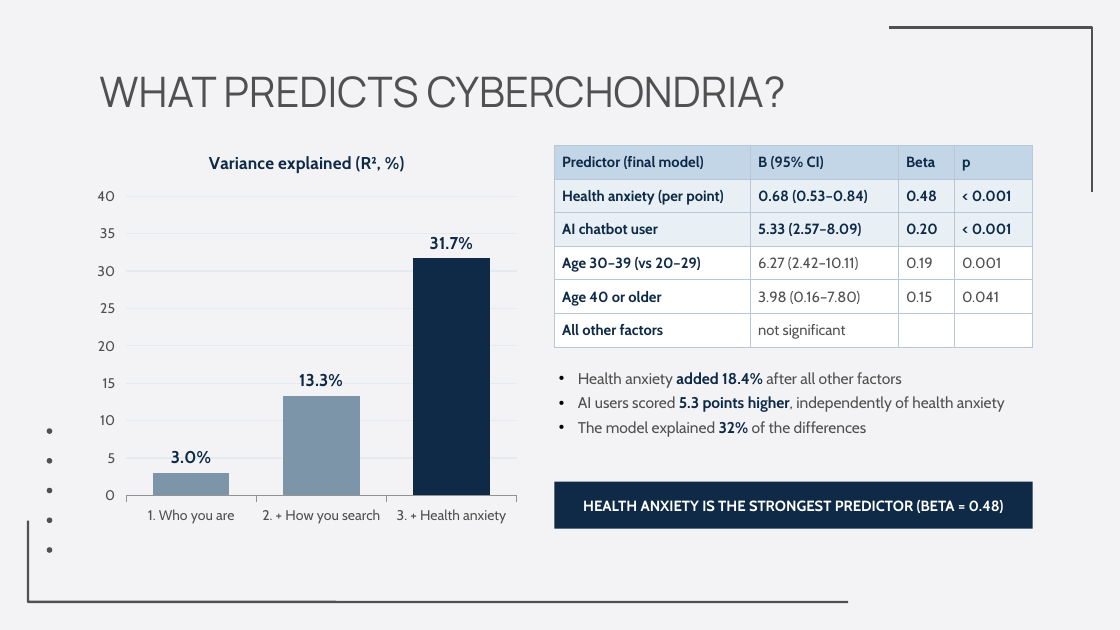
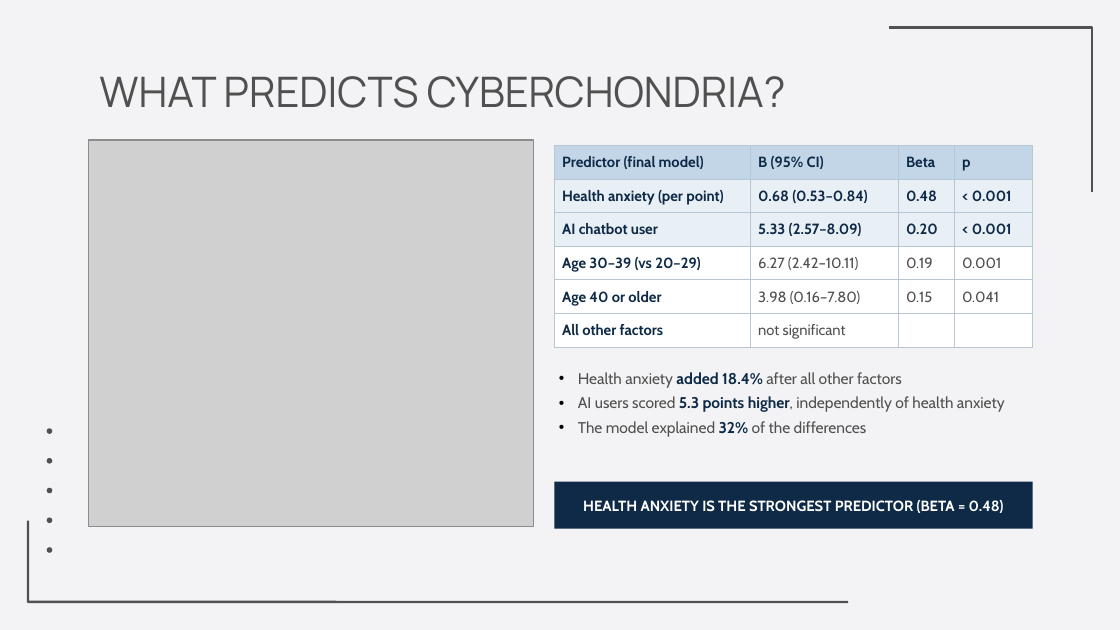
Before and after one commit to Yaseen279/History-Exam, a slide deck: slide 18 of research/output/study/slides/Defence_Slidesgo.pptx. Drawn at 1120x630 pixels with LibreOffice and Linux fonts; fonts in the diff are those of the drawing; grey boxes stand for pictures; background and template pictures are left out. Boxes give left, top, right and bottom in pixels: in the first picture for what was removed or moved away, otherwise in the second. Text is boxed around its words. In the diff, an @@ line names an element or a change of style, - is before the commit and + after.

```diff
--- a/research/output/study/slides/Defence_Slidesgo.pptx
+++ b/research/output/study/slides/Defence_Slidesgo.pptx
@@ column chart removed at (88,134,525,532) @@
-title "Variance explained (R², %)"
-categories: 1. Who you are, 2. + How you search, 3. + Health anxiety
-Series 1: 3, 13.3, 31.7
@@ picture added at (88,140,533,526) @@
```
Also in this commit, not shown: 9 other slides changed, 14 other files.
